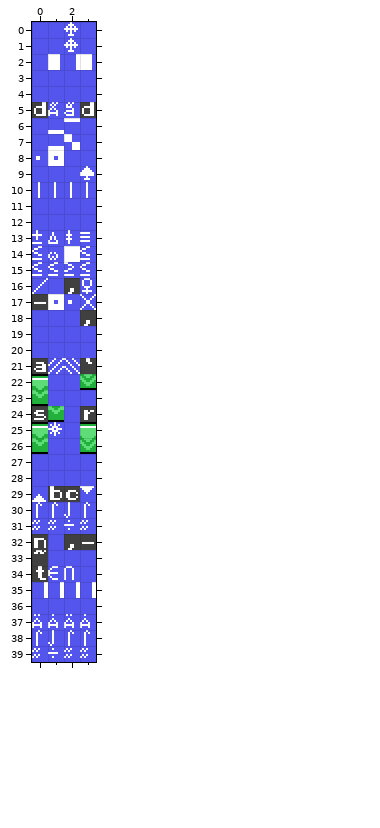
Tiled map: games/stevedore/maps/stage_select.tmx. Above: the version before the commit.
Cells are 8x8 px. Shown: x 0..3, y 0..39.
New version:
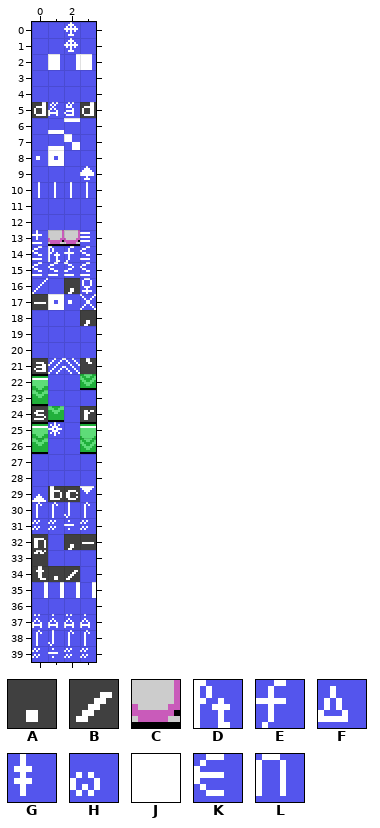
Key: from "charset": A 46, B 47, C 154, D 158, E 159, F 216, G 217, H 218, J 219, K 238, L 239.
_ is an empty cell.
The commit says: Better "Title" / "Stage select" screen distribution
From old to new:
Layer "Capa de Patrones 1":
Tile K becomes tile A in row 34 at x 1.
Tile L becomes tile B in row 34 at x 2.
Tile F becomes tile C in row 13 at x 1.
Tile G becomes tile C in row 13 at x 2.
Tile H becomes tile D in row 14 at x 1.
Tile J becomes tile E in row 14 at x 2.
Where, in picture pixels (left, top, right, bottom), the same in both pictures:
changed: (48, 230, 80, 262)
changed: (48, 566, 80, 582)
